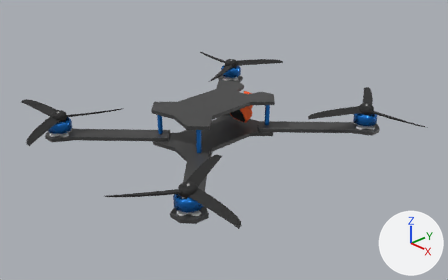
The Blender file __ext_resources/quadcopter/quadcopter.blend as it was, and as the next commit left it.
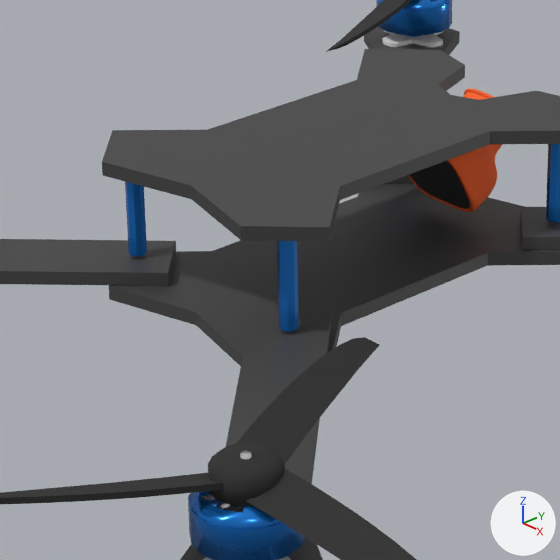
Old and new are each drawn whole from a camera (50 mm lens) standing at (3.577, -3.256, 2.226) and looking at (0.111, 0.007, -0.048) and again close up on the part from 28% to 60% of the width and 24% to 75% of the height. Every picture has the same lights, and +X, +Y and +Z are marked at lower right.
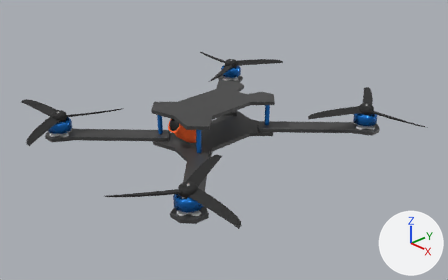
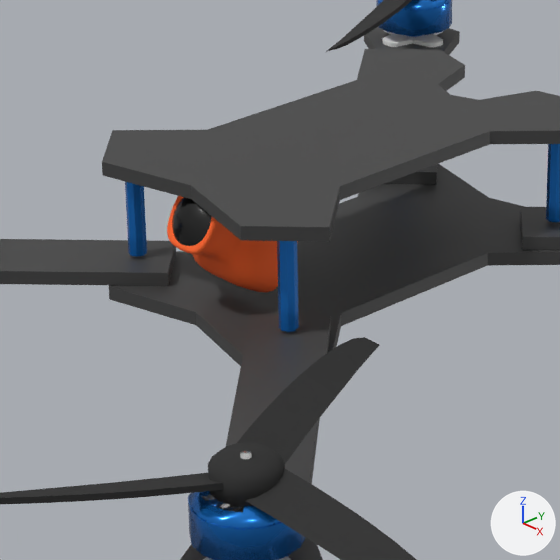
Changed parts and their boxes (x1, y1, x2, y2) in the close-ups (560 x 560 px):
'Cube.003', moved, turned: before (408, 88, 503, 212); after (167, 196, 298, 293)
'Circle', moved, turned (not visible before): after (172, 197, 212, 246)

What the commit changed:
Object 'Cube.003' (ob_cube_003) moves from (0.0, 0.343, 0.146) to (0.0, -0.343, 0.146).
Object 'Cube.003' (ob_cube_003) turns from (29, 0, 0) to (29, 0, 180) degrees about x, y and z.
